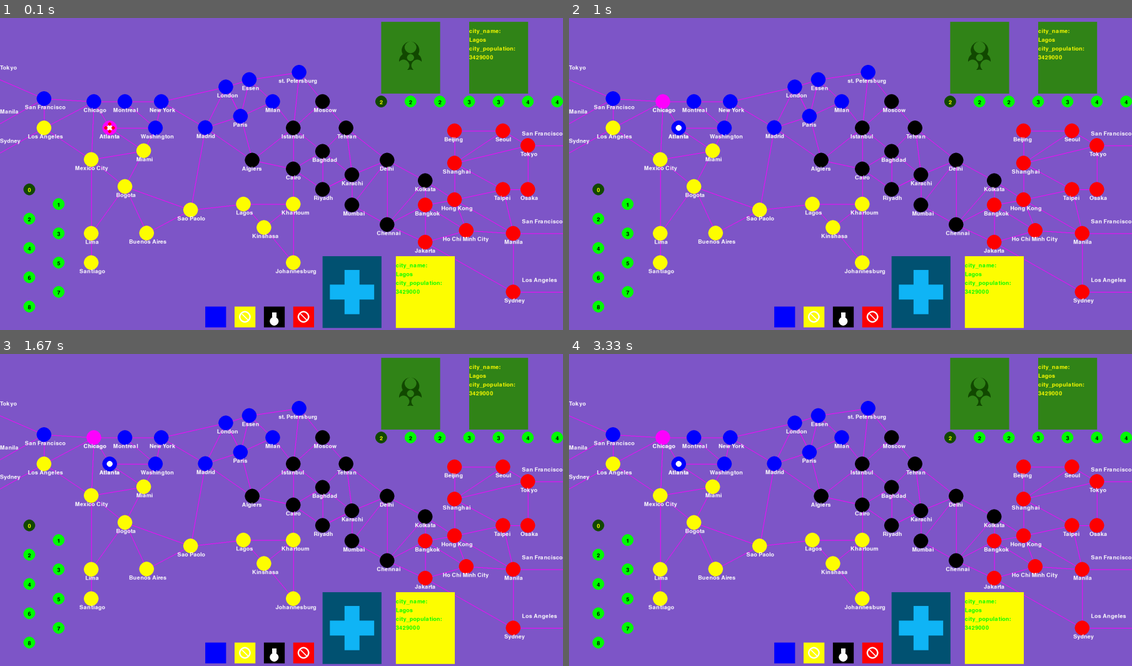
Above: before the commit, frames 1-4 (two rows, left to right).
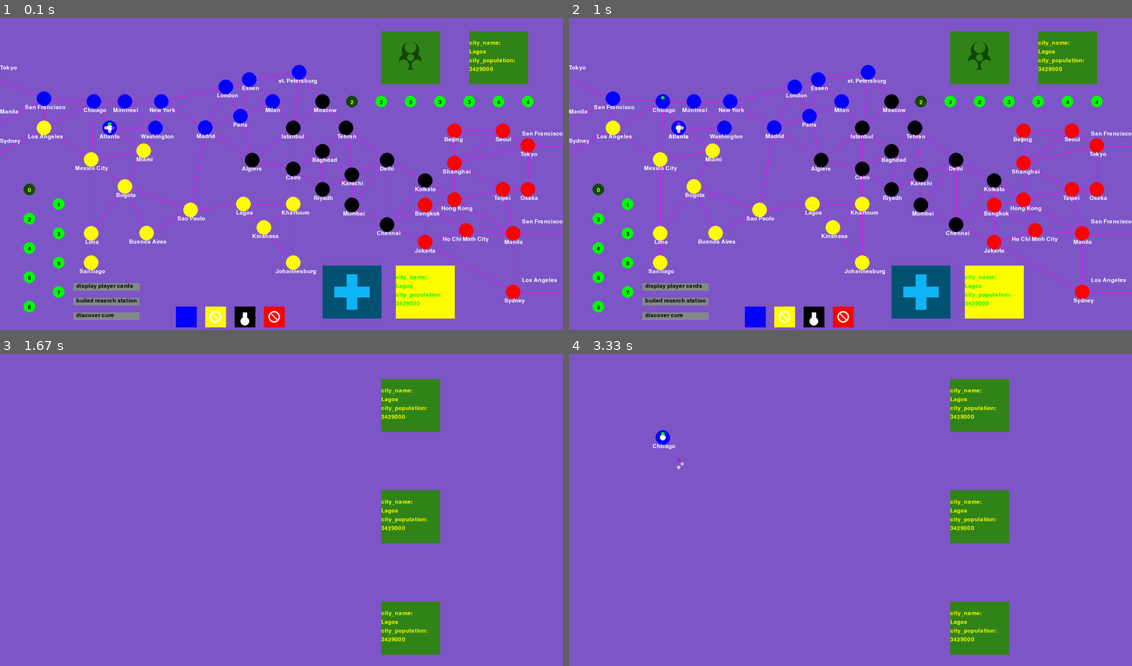
Above: after the commit, the same moments.

Repository: idonacmias/pandemic-pygame
Game: pygame game, started from display.py
The game is run twice, just before and just after one commit, with the same random seed, the same clock (stepped at 60 frames per second) and the same inputs.
Inputs (mouse positions are in pixels of both pictures, inside the frame that each line leads up to):
- Up to frame 1 (0.1 s): no input
- Up to frame 2 (1 s): press the mouse at (675, 314) at 0.37 s; move the mouse to (675, 220) at 0.47 s; release the mouse at (675, 124) at 0.6 s; press the mouse at (675, 314) at 0.7 s; move the mouse to (670, 205) at 0.8 s; release the mouse at (659, 96) at 0.93 s
- Up to frame 3 (1.67 s): click (106, 622) at 1.55 s
- Up to frame 4 (3.33 s): click (675, 650) at 2.05 s; click (675, 637) at 3.05 s

The runs differ from the first frame. In frame 1, 6.0% of the frame differs, in the area x 13-100%, y 1-100%; in frame 2, 6.0%; in frame 3, 21%, in the area x 0-100%, y 1-100%; in frame 4, 21%.

Commit message:
buttons - display player hand *not fully op,

Diff:
--- /dev/null
+++ b/Player.py
@@ -0,0 +1,5 @@
+class Player():
+    """docstring for Player"""
+    def __init__(self, color, corent_city):
+        self.color = color
+        self.corent_city = corent_city
--- a/display.py
+++ b/display.py
@@ -1,9 +1,11 @@
 import pygame
 import sys
 
-from display import colors_palet, card, tokens, city, CITY_RADIUS, player
+from display import colors_palet, card, tokens, city, CITY_RADIUS, player, bottons
 from constances import FIRST_CITY
 from cities import cities
+from Player import Player
+
 
 def main(cities):
     pygame.init()
@@ -11,16 +13,19 @@
     screen.fill(colors_palet['PURPLE'])
     font = pygame.font.Font(None, 28)
     clock = pygame.time.Clock()
-    corent_city = set_bord(screen, font)
+    players = set_bord(screen, font, 4)
+    corent_player = 0
     while True:
         for event in pygame.event.get():
             if_quit(event)
-            corent_city = clicked_on_city(event, cities, screen, corent_city, font)
+            clicked_on_city(event, screen, font, cities, players, corent_player)
+            click_on_botton(event, screen,font, cities, players, corent_player)
 
         pygame.display.update()
         clock.tick(60)
 
-def set_bord(screen, font):
+def set_bord(screen, font, num_players=2):
+    cities[FIRST_CITY].resarch_station = True
     draw_cities(screen, font)
     card.display_back_infaction_card(screen)
     card.dispaly_front_infaction_card(screen, cities['Lagos'], font)
@@ -29,11 +34,12 @@
     tokens.draw_infaction_scale(screen, font, 0)
     tokens.draw_outbreak_bar(screen, font, 0)
     tokens.draw_medicen_bar(screen)
-    corent_city = cities[FIRST_CITY]
-    corent_city.resarch_station = True
-    city.draw(corent_city, screen, colors_palet['PINK'], font)
-    player.draw(corent_city, screen, 'RED')
-    return corent_city
+    PLAYER_COLORS = ['GREEN', 'PURPLE', 'GRAY', 'PINK']
+    players = [Player(PLAYER_COLORS[i],FIRST_CITY) for i in range(num_players)]
+    player.draw(cities, screen, players)
+
+    bottons.draw(screen, font)
+    return players
 
 def draw_cities(screen, font):
     for city_data in cities.values():
@@ -47,26 +53,44 @@
         pygame.quit()
         sys.exit()
 
-def clicked_on_city(event, cities, screen, corent_city, font):
+def clicked_on_city(event, screen, font, cities, players, corent_player):
     if event.type == pygame.MOUSEBUTTONUP:
-        muose_point = pygame.mouse.get_pos()
+        mouse_point = pygame.mouse.get_pos()
         min_radius = CITY_RADIUS
         closest_city = None
-
+        corent_city = cities[players[corent_player].corent_city]
         for city_name in corent_city.routes:
             city_data = cities[city_name]
-            temp_min_radius = city.click_lenth_from_center(city_data, muose_point)
+            temp_min_radius = city.click_lenth_from_center(city_data, mouse_point)
             if temp_min_radius <= min_radius:
                 min_radius = temp_min_radius
-                closest_city = city_data
+                closest_city = city_data.name
 
 
         if closest_city:
-            city.draw(closest_city, screen, colors_palet['PINK'], font)
+            players[0].corent_city = closest_city
             city.draw(corent_city, screen, colors_palet[corent_city.color.name], font)
-            return closest_city
+            player.draw(cities, screen, players)
 
-    return corent_city
+def click_on_botton(event, screen, font, cities, players, corent_player):
+    if event.type == pygame.MOUSEBUTTONUP:
+        mouse_point = pygame.mouse.get_pos()
+        botton_clicked = bottons.witch_click_on(mouse_point)
+
+        if botton_clicked == 'display player cards':
+            card.dispaly_player_cards(screen, font, cities, players)
+
+        elif botton_clicked == 'discover cure':
+            print('cure discoverd')
+
+        elif botton_clicked == 'builed reserch station':
+            corent_city = cities[players[corent_player].corent_city]
+            corent_city.resarch_station = True
+            city.draw(corent_city, screen, colors_palet[corent_city.color.name], font)
+            player.draw(cities, screen, players)
+
+
+
 
 if __name__ == '__main__':
     main(cities)
--- a/display/__init__.py
+++ b/display/__init__.py
@@ -1,4 +1,4 @@
 from display.color import colors_palet
-from display import card, tokens, city, player
-from display.constances import CITY_RADIUS, PLAYERS_CARDS_POSITION
+from display import card, tokens, city, player, bottons
+from display.constances import CITY_RADIUS
 from display.Color import Color
--- /dev/null
+++ b/display/bottons.py
@@ -0,0 +1,31 @@
+import pygame
+
+from .constances import BUTTONS_POINTS,BUTTONS_TEXTS, BUTTON_WHIDTH, BUTTON_HIGHT
+from .color import colors_palet
+
+
+def draw(screen, font):
+    BUTTONS_DATA = zip(BUTTONS_POINTS, BUTTONS_TEXTS)
+    for point, text in BUTTONS_DATA:
+        draw_squer(screen, point)
+        text_render = font.render(text, True, colors_palet['BLACK'])
+        text_point = (point[0] + 10, point[1])
+        screen.blit(text_render, text_point)
+
+def draw_squer(screen, point):
+    square_points = [point, (point[0] + BUTTON_WHIDTH, point[1]), (point[0] + BUTTON_WHIDTH, point[1] + BUTTON_HIGHT), (point[0], point[1] + BUTTON_HIGHT)]
+    pygame.draw.polygon(surface=screen, color=colors_palet['GRAY'], points=square_points)
+
+
+def witch_click_on(mouse_point):
+    BUTTONS_DATA = zip(BUTTONS_POINTS, BUTTONS_TEXTS)
+    for button_point, text in BUTTONS_DATA:
+        square_points = [button_point, (button_point[0] + BUTTON_WHIDTH, button_point[1] + BUTTON_HIGHT)]
+        if is_in_squer(square_points, mouse_point):
+            print(text)
+            return text
+
+def is_in_squer(square_points, point):
+    x = 0
+    y = 1
+    return square_points[0][x] < point[x] and square_points[0][y] < point[y] and  square_points[1][x] > point[x] and square_points[1][y] > point[y]
--- a/display/card.py
+++ b/display/card.py
@@ -1,7 +1,7 @@
 import pygame
 import math
 
-from .constances import CARD_HALF_WHIDTH, CARD_HALF_HIGHT, INFACTION_CARDS_POSITION, DISCARD_INFACTION_CARDS_POSITION, DISCARD_PLAYERS_CARDS_POSITION, PLAYERS_CARDS_POSITION
+from .constances import CARD_HALF_WHIDTH, CARD_HALF_HIGHT, INFACTION_CARDS_POSITION, DISCARD_INFACTION_CARDS_POSITION, DISCARD_PLAYERS_DECK_CARDS_POSITION, PLAYERS_DECK_CARDS_POSITION
 from .color import colors_palet
 
 def display_card(screen, point, color):
@@ -36,13 +36,13 @@
 
 
 
-def display_back_players_card(screen, point=PLAYERS_CARDS_POSITION):
+def display_back_players_card(screen, point=PLAYERS_DECK_CARDS_POSITION):
     display_card(screen, point, 'DARK_BLUE')
     draw_plas(screen, point)
 
 def draw_plas(screen, point):
-    HALF_HIGHT = 25
-    HALF_WHIDTH = 75
+    HALF_HIGHT = CARD_HALF_HIGHT // 5
+    HALF_WHIDTH = CARD_HALF_HIGHT // 1.5
 
     a,b,c,d = point[0] - HALF_WHIDTH, point[1] - HALF_HIGHT, point[1] + HALF_HIGHT, point[0] + HALF_WHIDTH
     rectangle_point = [(a, b), (a, c), (d, c), (d, b)]
@@ -52,7 +52,7 @@
     rectangle_point = [(a, b), (a, c), (d, c), (d, b)]
     pygame.draw.polygon(surface=screen, color=colors_palet['LIGHT_BLUE'], points=rectangle_point)
 
-def dispaly_front_player_card(screen, city, font, point=DISCARD_PLAYERS_CARDS_POSITION):
+def dispaly_front_player_card(screen, city, font, point=DISCARD_PLAYERS_DECK_CARDS_POSITION):
     dispaly_front_card(screen, point, city, font, city.color.name, 'GREEN')
 
 def dispaly_front_infaction_card(screen, city, font, point=DISCARD_INFACTION_CARDS_POSITION):
@@ -61,8 +61,42 @@
 def dispaly_front_card(screen, point, city, font, background_color, text_color):
     display_card(screen, point, background_color)
     card_texts = ['city_name:', city.name, 'city_population:', city.population]
-    point = (point[0] - 100, point[1] - 130)
+    point = (point[0] - 100, point[1] - CARD_HALF_HIGHT)
     for text in card_texts:
         text_render = font.render(str(text), True, colors_palet[text_color])
         point = (point[0], point[1] + 30)
         screen.blit(text_render, point)
+
+
+
+
+
+def dispaly_player_cards(screen, font, cities, players):
+    screen.fill(colors_palet['PURPLE'])
+
+    card_space = INFACTION_CARDS_POSITION[1]
+    card_row = CARD_HALF_HIGHT * 2 + 10
+    card_row_mod = [1, 3, 5, 7]
+    for i, player in enumerate(players):
+        print(i)
+        card_point = (INFACTION_CARDS_POSITION[0], card_row * card_row_mod[i])
+        dispaly_front_infaction_card(screen, cities['Lagos'], font, card_point)
+
+    # player_1 = (INFACTION_CARDS_POSITION[0],card_row)
+
+    # card_row = card_space * 3
+
+    # player_2=(INFACTION_CARDS_POSITION[0],card_row)
+
+    # card_row = card_space * 5
+
+    # player_3=(INFACTION_CARDS_POSITION[0],card_row)
+
+    # card_row = card_space * 7
+
+    # player_4=(INFACTION_CARDS_POSITION[0],card_row)
+
+    # dispaly_front_infaction_card(screen, cities['Lagos'], font, player_1)
+    # dispaly_front_infaction_card(screen, cities['Lagos'], font, player_2)
+    # dispaly_front_infaction_card(screen, cities['Lagos'], font, player_3)
+    # dispaly_front_infaction_card(screen, cities['Lagos'], font, player_4)
--- a/display/city.py
+++ b/display/city.py
@@ -5,8 +5,6 @@
 
 
 
-def click_lenth_from_center(city, muose_point):
-    return abs(city.point[0] - muose_point[0]) + abs(city.point[1] - muose_point[1])
 
 def draw(city, screen, color, font):
     pygame.draw.circle(surface=screen, color=color, center=city.point , radius=CITY_RADIUS)
@@ -44,3 +42,6 @@
         shadow_point = (2000, point[1])
 
     return shadow_point
+
+def click_lenth_from_center(city, mouse_point):
+    return abs(city.point[0] - mouse_point[0]) + abs(city.point[1] - mouse_point[1])
--- a/display/color.py
+++ b/display/color.py
@@ -13,4 +13,5 @@
 'LIGHT_BLUE' : pygame.Color(17, 182, 247),
 'DARK_BLUE' : pygame.Color(3, 83, 115),
 'SICK_GREEN' : pygame.Color(19, 74, 2),
+'GRAY' : pygame.Color(132, 140, 139),
 }
--- a/display/constances.py
+++ b/display/constances.py
@@ -4,15 +4,20 @@
 DISCARD_INFACTION_CARDS_POSITION = (1700, 150)
 
 
-PLAYERS_CARDS_POSITION = (1200, 950)
-DISCARD_PLAYERS_CARDS_POSITION = (1450, 950)
-CARD_HALF_HIGHT = 122
+PLAYERS_DECK_CARDS_POSITION = (1200, 950)
+DISCARD_PLAYERS_DECK_CARDS_POSITION = (1450, 950)
+CARD_HALF_HIGHT = 90
 CARD_HALF_WHIDTH = 100
 
 
-INFACTION_SCALE_POSITIONS = [(1300, 300), (1400, 300), (1500, 300), (1600, 300), (1700, 300), (1800, 300), (1900, 300)]
+INFACTION_SCALE_POSITIONS = [(i, 300) for i in range(1200, 1900, 100)]
 INFACTION_SCALE_CUNTER = [2, 2, 2, 3, 3, 4, 4]
 
-CURE_BAR_POINT = [(700, 1000), (800, 1000), (900, 1000), (1000, 1000)]
+CURE_BAR_POINT = [(i, 1000) for i in range(600, 1000, 100)]
 OUTBREAK_BAR_POINTS = [(100, 600), (200, 650), (100, 700), (200, 750), (100, 800), (200, 850), (100, 900), (200, 950), (100, 1000)]
 EDGE_CITIES = ['San Francisco', 'Los Angeles', 'Sydney', 'Manila', 'Tokyo']
+
+BUTTONS_POINTS = [(250, 920), (250, 970), (250, 1020)]
+BUTTONS_TEXTS = ['display player cards', 'builed reserch station', 'discover cure']
+BUTTON_HIGHT = 25
+BUTTON_WHIDTH = 225
--- a/display/player.py
+++ b/display/player.py
@@ -3,17 +3,24 @@
 import pygame
 
 
+def convert_player_to_cities_dict(players):
+    player_positin = {}
+    for player in players:
+        try:
+            player_positin[player.corent_city].append(player.color)
 
-def draw(city, screen, color):
-    player_point = (city.point[0], city.point[1] + 0.5 * CITY_RADIUS)
-    pygame.draw.circle(surface=screen, color=colors_palet[color], center=player_point , radius=CITY_RADIUS * 0.25)
+        except KeyError:
+            player_positin.update({player.corent_city : [player.color]})
 
+    return player_positin
 
-    player_point = (city.point[0], city.point[1] - 0.5 * CITY_RADIUS)
-    pygame.draw.circle(surface=screen, color=colors_palet[color], center=player_point , radius=CITY_RADIUS * 0.25)
+def draw(cities, screen, players):
+    player_cities = convert_player_to_cities_dict(players)
+    for city_name in player_cities.keys():
+        for i, player_color in enumerate(player_cities[city_name]):
+            player_point = (positions(cities[city_name].point, i))
+            pygame.draw.circle(surface=screen, color=player_color, center=player_point , radius=CITY_RADIUS * 0.25)
 
-    player_point = (city.point[0] - 0.5 * CITY_RADIUS, city.point[1])
-    pygame.draw.circle(surface=screen, color=colors_palet[color], center=player_point , radius=CITY_RADIUS * 0.25)
-
-    player_point = (city.point[0] + 0.5 * CITY_RADIUS, city.point[1])
-    pygame.draw.circle(surface=screen, color=colors_palet[color], center=player_point , radius=CITY_RADIUS * 0.25)
+def positions(point, player_num):
+    positions = [(point[0], point[1] - 0.5 * CITY_RADIUS),(point[0] + 0.5 * CITY_RADIUS, point[1]) ,(point[0], point[1] + 0.5 * CITY_RADIUS), (point[0] - 0.5 * CITY_RADIUS, point[1])]
+    return positions[player_num]
--- a/display/tokens.py
+++ b/display/tokens.py
@@ -21,6 +21,7 @@
     pygame.draw.circle(surface=screen, color=colors_palet[circle_color], center=point , radius=20)
     if cunter:
         text_number = str(cunter[i])
+
     else:
         text_number = str(i)
 
